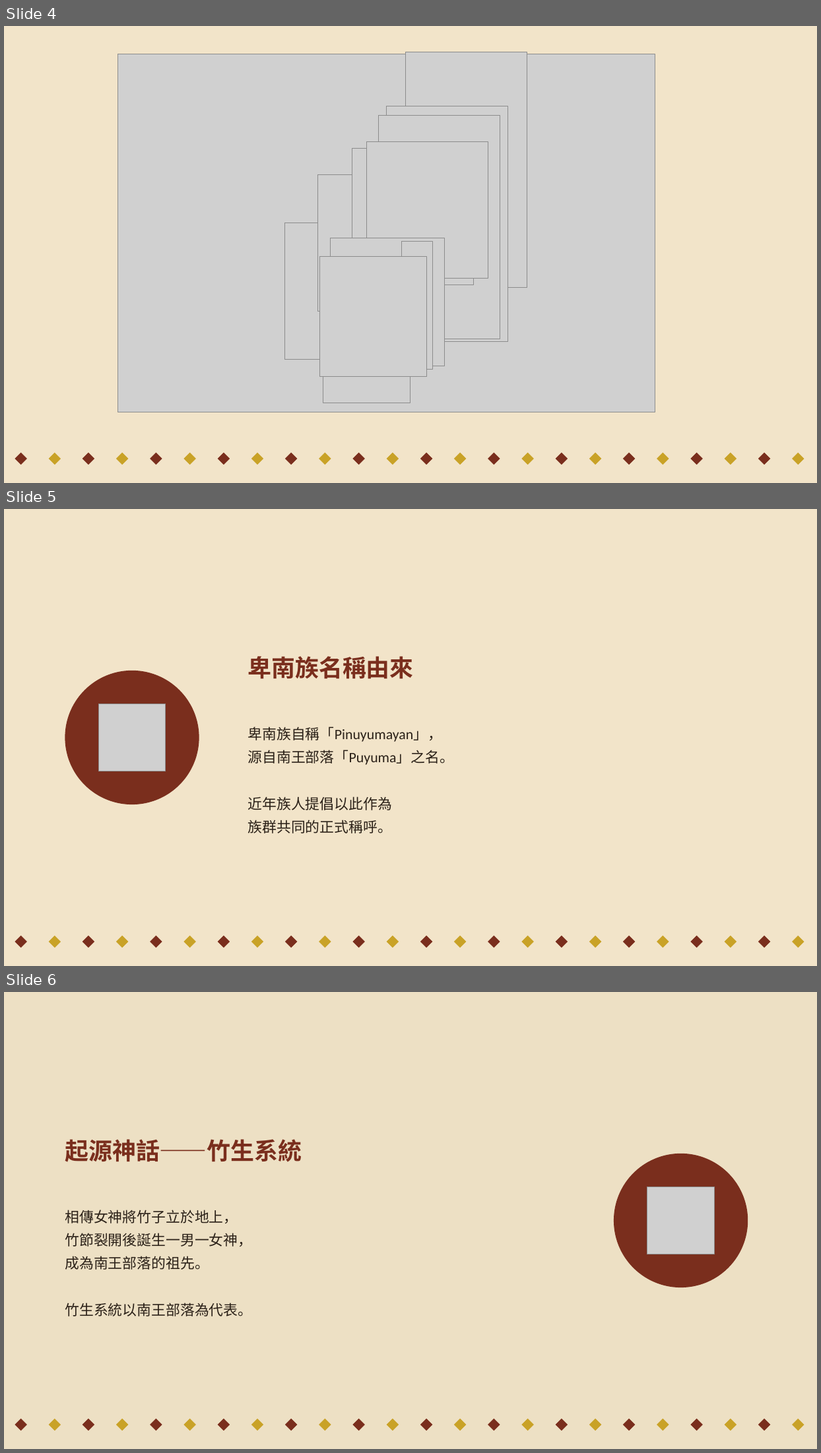
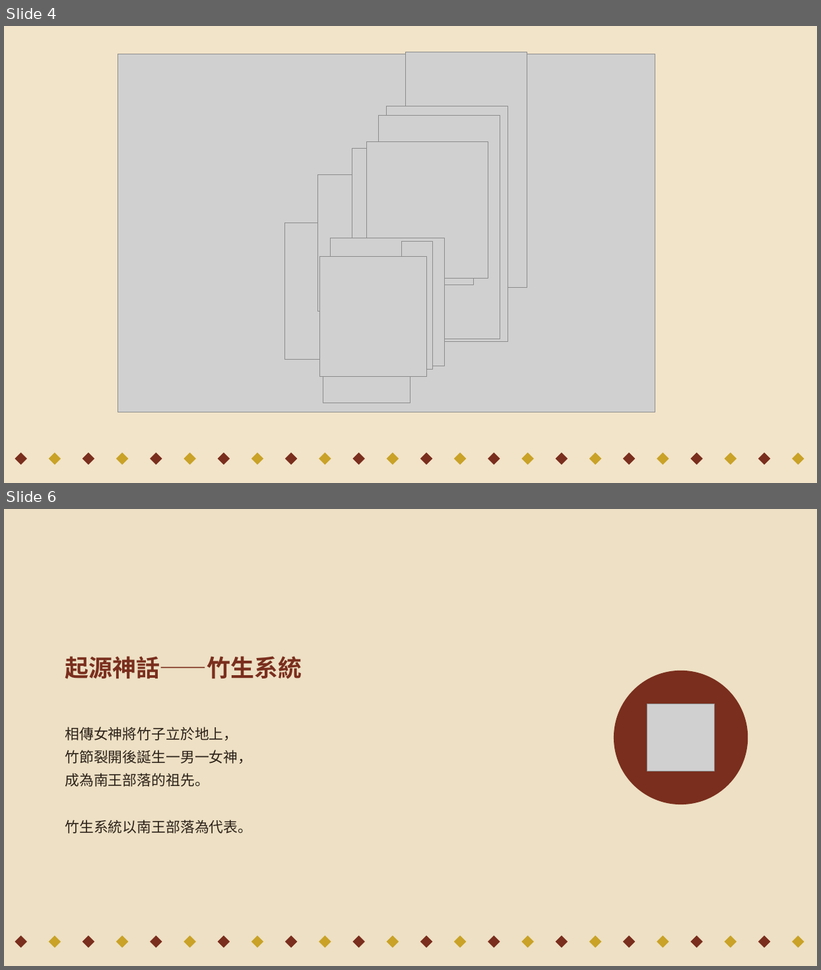
Before and after one commit to gugugaga0620/-, a slide deck: 機智卑南_開場動畫_完整版 (1).pptx. Shown one above the other, each under a label of ours: slides 4, 5 and 6 before the commit, slides 4 and 6 after it; the slides between them are not shown. The pictures are 821x1453 and 821x970 pixels, drawn with LibreOffice and Linux fonts; fonts in the diff are those of the drawing; grey boxes stand for pictures. Boxes give left, top, right and bottom in pixels: in the first picture for what was removed or moved away, otherwise in the second. Text is boxed around its words. In the diff, an @@ line names an element or a change of style, - is before the commit and + after.

Commit message:
0902

```diff
--- a/機智卑南_開場動畫_完整版 (1).pptx
+++ b/機智卑南_開場動畫_完整版 (1).pptx
@@ slide 5 removed at <box>4,509,817,966</box>, background #F2E4C9 @@
@@ text removed at <box>248,656,414,679</box> @@
-卑南族名稱由來
@@ ellipse removed at <box>65,671,199,805</box> @@
@@ picture removed at <box>98,704,166,771</box> @@
@@ text removed at <box>248,727,455,834</box> @@
-卑南族自稱「Pinuyumayan」，
-源自南王部落「Puyuma」之名。
-近年族人提倡以此作為
-族群共同的正式稱呼。
@@ diamond removed at <box>15,936,27,948</box> @@
@@ diamond removed at <box>48,936,61,948</box> @@
@@ diamond removed at <box>83,936,95,948</box> @@
@@ diamond removed at <box>116,936,129,948</box> @@
@@ diamond removed at <box>150,936,162,948</box> @@
@@ diamond removed at <box>184,936,196,948</box> @@
@@ diamond removed at <box>217,936,230,948</box> @@
@@ diamond removed at <box>252,936,264,948</box> @@
@@ diamond removed at <box>285,936,298,948</box> @@
@@ diamond removed at <box>319,936,331,948</box> @@
@@ diamond removed at <box>353,936,365,948</box> @@
@@ diamond removed at <box>386,936,399,948</box> @@
@@ diamond removed at <box>420,936,433,948</box> @@
@@ diamond removed at <box>454,936,467,948</box> @@
@@ diamond removed at <box>488,936,500,948</box> @@
@@ diamond removed at <box>522,936,534,948</box> @@
@@ diamond removed at <box>556,936,568,948</box> @@
@@ diamond removed at <box>589,936,602,948</box> @@
@@ diamond removed at <box>623,936,636,948</box> @@
@@ diamond removed at <box>657,936,669,948</box> @@
@@ diamond removed at <box>691,936,703,948</box> @@
@@ diamond removed at <box>725,936,737,948</box> @@
@@ diamond removed at <box>758,936,771,948</box> @@
@@ diamond removed at <box>792,936,805,948</box> @@
```
Also in this commit, not shown: 2 slides added, 6 other slides removed.
